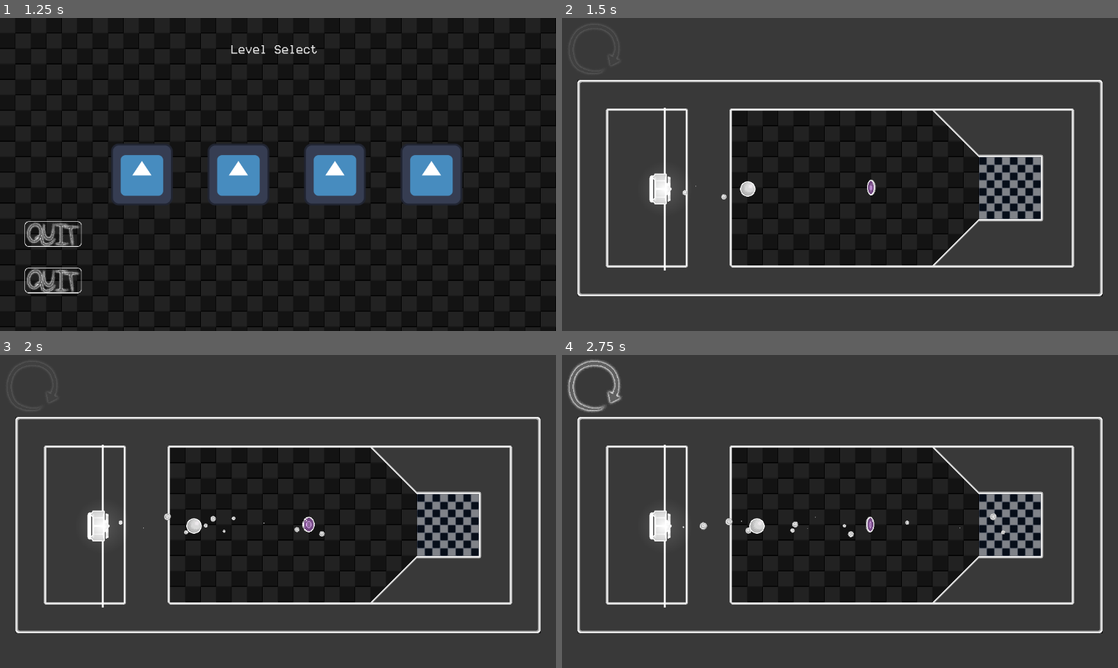
Above: before the commit, frames 1-4 (two rows, left to right).
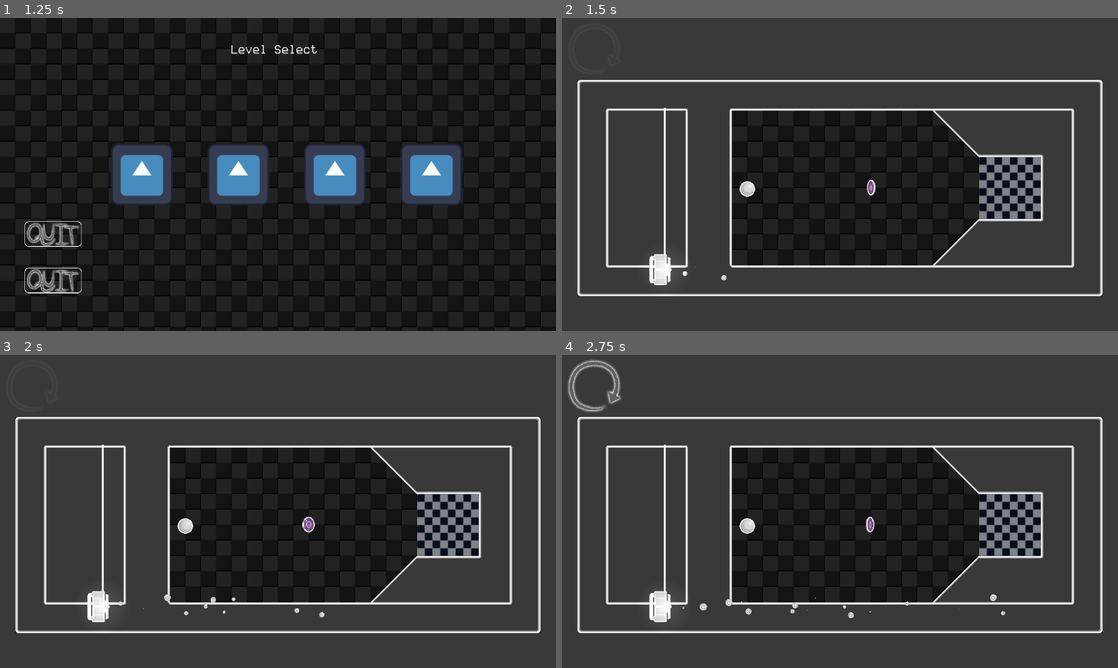
Above: after the commit, the same moments.

Repository: corpusCallosotomy/jamfest2024
Game: Godot game, scene res://scenes/menus/Menu.tscn
Two runs of this game, one before a commit and one after it. Both use one fixed random seed, a clock stepped at 60 frames per second and the inputs below. The engine's default icon, where the game draws it, is replaced by a stand-in: a white triangle on a blue panel in a dark square.
Inputs (mouse positions are in pixels of both pictures, inside the frame that each line leads up to):
- Up to frame 1 (1.25 s): click (55, 187) at 0.5 s
- Up to frame 2 (1.5 s): click (706, 174) at 1.25 s
- Up to frame 3 (2 s): no input
- Up to frame 4 (2.75 s): click (595, 386) at 2 s

Frame 1 is identical in both runs. In frame 2, 0.8% of the frame differs, in the area x 14-35%, y 49-86%; in frame 3, 1.1%; in frame 4, 1.2%, in the area x 14-80%, y 49-86%.

Commit message:
menu buttons fix, some vacuum/fan edits, altered how menu loads scenes

Diff:
--- a/scenes/levels/AAA_LevelTemplate.tscn
+++ b/scenes/levels/AAA_LevelTemplate.tscn
@@ -20,3 +20,4 @@
 dimmer = NodePath("../CanvasModulate")
 
 [connection signal="levelComplete" from="Finish" to="." method="_on_finish_level_complete"]
+[connection signal="titlePressed" from="Finish" to="." method="_on_finish_title_pressed"]
--- a/scenes/levels/level_1.tscn
+++ b/scenes/levels/level_1.tscn
@@ -1,10 +1,9 @@
-[gd_scene load_steps=7 format=4 uid="uid://c4fwmimhul160"]
+[gd_scene load_steps=6 format=4 uid="uid://c4fwmimhul160"]
 
 [ext_resource type="PackedScene" uid="uid://dklgvrrl6qvml" path="res://scenes/levels/AAA_LevelTemplate.tscn" id="1_wm8j4"]
 [ext_resource type="TileSet" uid="uid://d2c752v8cxt3e" path="res://Ethan Contributions/assets/tilesets/walltiles.tres" id="2_0udjk"]
 [ext_resource type="PackedScene" uid="uid://dwqtxc4608rsh" path="res://scenes/ball.tscn" id="3_bkyjv"]
 [ext_resource type="PackedScene" uid="uid://3jqgvtuyggbp" path="res://scenes/fan.tscn" id="4_uoe5l"]
-[ext_resource type="PackedScene" uid="uid://weyi04tb1lql" path="res://scenes/finish.tscn" id="5_bon2n"]
 [ext_resource type="PackedScene" uid="uid://bo3browincqpy" path="res://scenes/Collectible.tscn" id="6_dwbps"]
 
 [node name="Level0" instance=ExtResource("1_wm8j4")]
@@ -26,11 +25,7 @@
 [node name="fan" parent="." index="5" instance=ExtResource("4_uoe5l")]
 position = Vector2(213, 354)
 influenceLength = 800.0
+sliderStartValue = 0.0
 
-[node name="Finish2" parent="." index="6" instance=ExtResource("5_bon2n")]
-visible = false
-position = Vector2(926, 352)
-scale = Vector2(2.13367, 2.09064)
-
-[node name="Collectible" parent="." index="7" instance=ExtResource("6_dwbps")]
+[node name="Collectible" parent="." index="6" instance=ExtResource("6_dwbps")]
 position = Vector2(639, 352)
--- a/scenes/levels/level_2.tscn
+++ b/scenes/levels/level_2.tscn
@@ -6,7 +6,6 @@
 [ext_resource type="PackedScene" uid="uid://k210ejdc2pu1" path="res://scenes/vacuum.tscn" id="4_ce2mc"]
 [ext_resource type="PackedScene" uid="uid://3jqgvtuyggbp" path="res://scenes/fan.tscn" id="5_cmyof"]
 [ext_resource type="PackedScene" uid="uid://bo3browincqpy" path="res://scenes/Collectible.tscn" id="8_j4uo1"]
-
 
 [node name="Level0" instance=ExtResource("1_xmkjo")]
 
--- a/scenes/levels/levelscript.gd
+++ b/scenes/levels/levelscript.gd
@@ -14,6 +14,7 @@
 
 # Called when the node enters the scene tree for the first time.
 func _ready():
+	levelChanging=false
 	var nextSceneAddress = levelAddressHeader+nextLevelAddress+".tscn"
 	fullNextScene = load(nextSceneAddress)#.instance()
 
@@ -43,3 +44,13 @@
 func _on_finish_level_complete():
 
 	killLevel()
+
+
+func _on_finish_title_pressed():
+	if levelChanging: return
+	levelChanging = true
+	NVGinstance.queue_free()
+	#await get_tree().create_timer(1).timeout
+	var menuInstance = load("res://scenes/menus/Menu.tscn").instantiate()
+	get_tree().root.add_child(menuInstance)
+	queue_free()
--- a/scenes/levels/test/spiketest.tscn
+++ b/scenes/levels/test/spiketest.tscn
@@ -6,9 +6,6 @@
 [ext_resource type="PackedScene" uid="uid://k210ejdc2pu1" path="res://scenes/vacuum.tscn" id="4_4vt46"]
 [ext_resource type="PackedScene" uid="uid://weyi04tb1lql" path="res://scenes/finish.tscn" id="5_pbktd"]
 [ext_resource type="PackedScene" uid="uid://b3pk3cx83wd7m" path="res://scenes/spikeball.tscn" id="6_8km5p"]
-
-
-
 
 [node name="Node2D" type="Node2D"]
 
@@ -33,6 +30,5 @@
 [node name="Finish" parent="." instance=ExtResource("5_pbktd")]
 position = Vector2(208, 415)
 
-
 [node name="spikeball" parent="." instance=ExtResource("6_8km5p")]
 position = Vector2(253, 257)
--- a/scripts/elements/ball.gd
+++ b/scripts/elements/ball.gd
@@ -23,7 +23,7 @@
 	if body.is_in_group("spike") and self.is_in_group("player"):
 
 
-		var DeathParticle = preload("res://scenes/DeathParticle.tscn")
+		#var DeathParticle = preload("res://scenes/DeathParticle.tscn")
 		var instance = DeathParticle.instantiate()
 		get_tree().root.add_child(instance)
 		instance.global_position = self.position
@@ -32,7 +32,7 @@
 		print("it was a spike")
 		resetme()
 	else:
-		var ImpactParticle = preload("res://scenes/ImpactParticle.tscn")
+		#var ImpactParticle = preload("res://scenes/ImpactParticle.tscn")
 		var instance = ImpactParticle.instantiate()
 		get_tree().root.add_child(instance)
 		instance.global_position = self.position
--- a/scripts/elements/collectible.gd
+++ b/scripts/elements/collectible.gd
@@ -10,7 +10,7 @@
 
 
 # Called every frame. 'delta' is the elapsed time since the previous frame.
-func _process(delta: float) -> void:
+func _process(_delta: float) -> void:
 	pass
 
 
--- a/scripts/elements/fan.gd
+++ b/scripts/elements/fan.gd
@@ -14,11 +14,15 @@
 
 @export var has_slider: bool = true
 
+@export var sliderStartValue : float = 50
+
 # Called when the node enters the scene tree for the first time.
 func _ready():
 
 	$VSlider.size.y = maximumPoint-minimumPoint
 	$VSlider.position.y=-.5*$VSlider.size.y
+
+	$VSlider.value=sliderStartValue
 
 	$Area2D/CollisionShape2D.position.x = influenceLength/2
 	$Area2D/CollisionShape2D.shape.size.x = influenceLength
--- a/scripts/elements/finish.gd
+++ b/scripts/elements/finish.gd
@@ -22,14 +22,19 @@
 @export var buttonSFX : AudioStreamPlayer
 
 signal levelComplete
+signal titlePressed
+
+var hasQuit = false
 
 #@export var mainmenu: PackedScene
 
+# it's called pressed but it's for if the ball has already entered once
 var pressed = false
 # Called when the node enters the scene tree for the first time.
 func _ready():
 	BGM.lockIn()
 
+	hasQuit=false
 
 	SFXIndex = AudioServer.get_bus_index(SFXName)
 	MusIndex = AudioServer.get_bus_index(MusName)
@@ -86,7 +91,10 @@
 
 
 func _on_title_pressed():
-	get_tree().change_scene_to_file("res://scenes/menus/Menu.tscn")
+	#get_tree().change_scene_to_file("res://scenes/menus/Menu.tscn")
+	if hasQuit: return
+	hasQuit=true
+	titlePressed.emit()
 	#get_parent().queue_free()
 
 
--- a/scripts/menu.gd
+++ b/scripts/menu.gd
@@ -22,10 +22,10 @@
 
 func _on_level_1_texture_button_pressed() -> void:
 	buttonSFX.playing = true
-	#var lvl1instance = lvl1.instantiate()
-	#get_tree().root.add_child(lvl1instance)
-	#queue_free()
-	get_tree().change_scene_to_packed(lvl1)
+	var lvl1instance = lvl1.instantiate()
+	get_tree().root.add_child(lvl1instance)
+	queue_free()
+	#get_tree().change_scene_to_packed(lvl1)
 
 
 func _on_level_2_texture_button_pressed() -> void:
